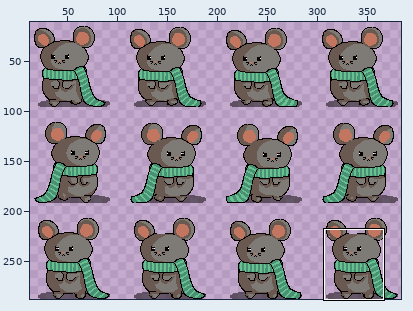
Sprite sheet: dist/resources/characters/customer2_walk.png. The picture above shows the old version from afar; the outline marks the close-up.
Close-up. As it was:
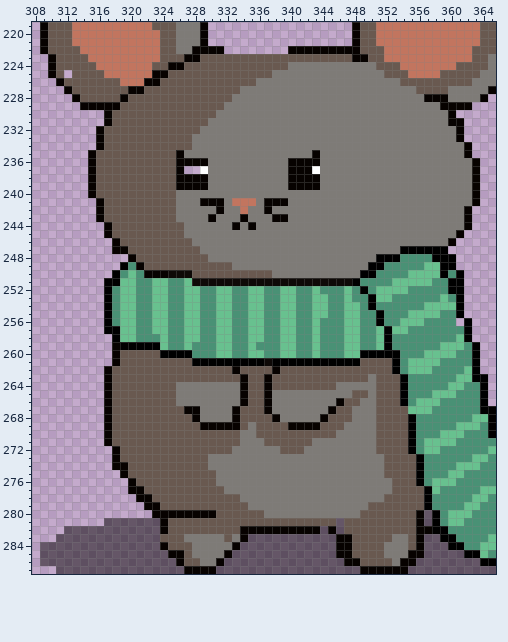
The file is 384x288 pixels. Colours within 5 levels of each other are drawn and written as one. Shown: x 308..365, y 219..287. The wide view leaves out empty margins. The commit also changed other parts of the picture, which this record leaves out.
The result:
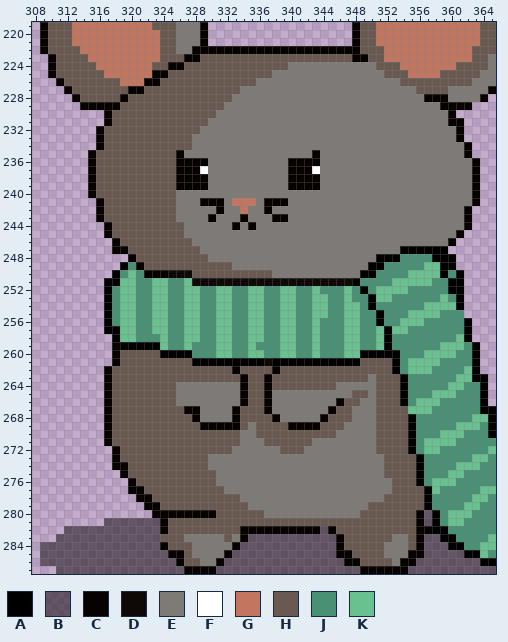
Palette (. is transparent): A #000000  B #0400007e  C #070200  D #0e0907  E #7e7b77  F #ffffff  G #c2755f  H #695950  J #499175  K #68c18f
Edits made:
{"y":222,"x":332,"old":"........","new":"CCCCCCCC"}
{"y":225,"x":312,"old":".","new":"H"}
{"y":237,"x":327,"old":"..","new":"CC"}
{"y":255,"x":361,"old":"A","new":"J"}
{"y":256,"x":361,"old":".","new":"J"}
{"y":281,"x":346,"old":"B","new":"H"}
{"y":282,"x":346,"old":"B","new":"H"}
{"y":283,"x":347,"old":"C","new":"H"}
{"y":284,"x":347,"old":"C","new":"H"}
